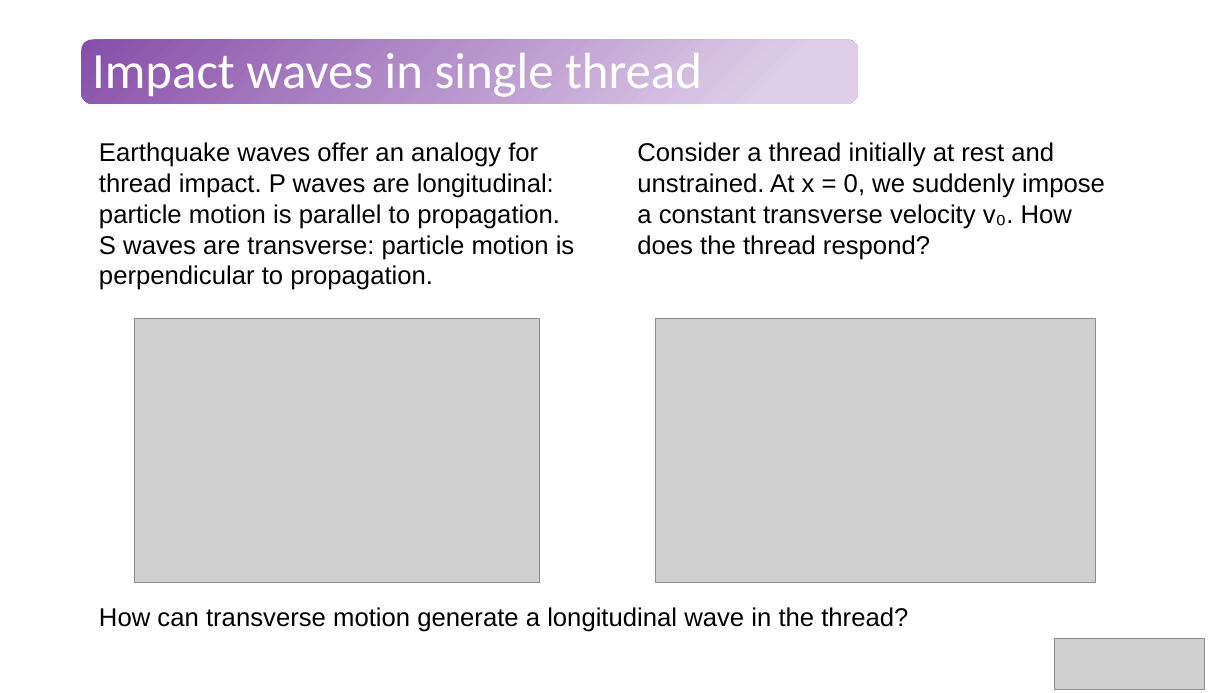
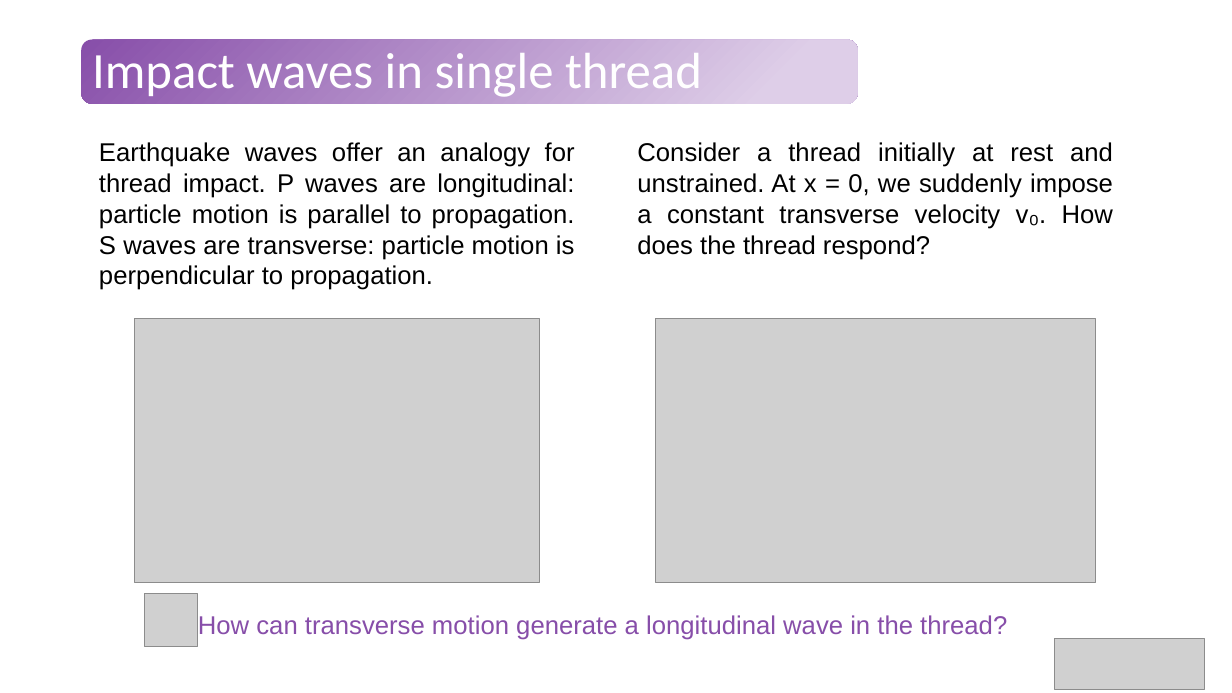
Before and after one commit to Tavi681/PoliPhysics, a slide deck: slide 4 of Tema 2/paper/Tema2.pptx. Drawn at 1232x693 pixels with LibreOffice and Linux fonts; fonts in the diff are those of the drawing; grey boxes stand for pictures. Boxes give left, top, right and bottom in pixels: in the first picture for what was removed or moved away, otherwise in the second. Text is boxed around its words. In the diff, an @@ line names an element or a change of style, - is before the commit and + after.

```diff
--- a/Tema 2/paper/Tema2.pptx
+++ b/Tema 2/paper/Tema2.pptx
@@ text "Earthquake waves offer an analogy ..." at bbox=[99, 142, 575, 290]: alignment left to justified @@
@@ text "Consider a thread initially at ..." at bbox=[637, 142, 1113, 260]: alignment left to justified @@
@@ picture added at bbox=[144, 593, 197, 646] @@
@@ text "How can transverse motion generate ...": place and size @@
-text "How can transverse motion generate ..." at bbox=[99, 607, 908, 632]
+text "How can transverse motion generate ..." at bbox=[198, 615, 1007, 640]
@@ text "How can transverse motion generate ..." at bbox=[198, 615, 1007, 640]: text colour #000000 to #874EA9 @@
```
Also in this commit, not shown: 9 other slides changed, 12 slides added, 2 slides removed.
